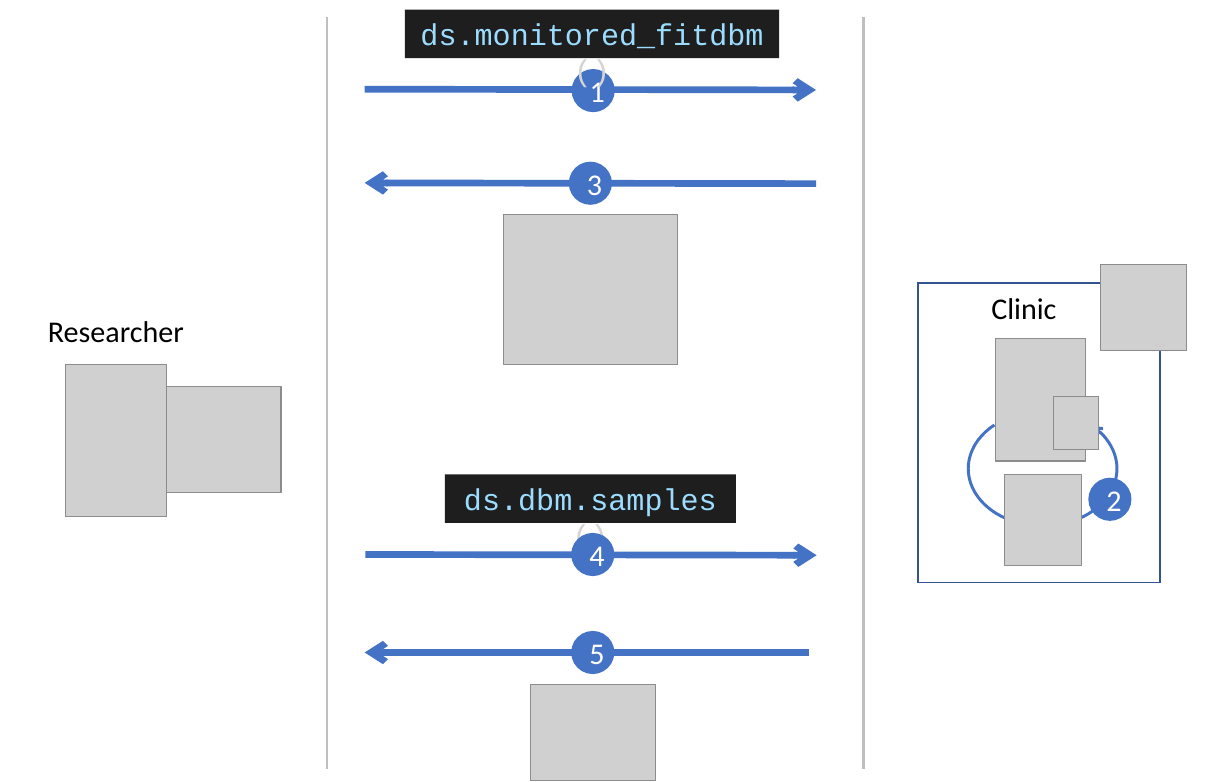
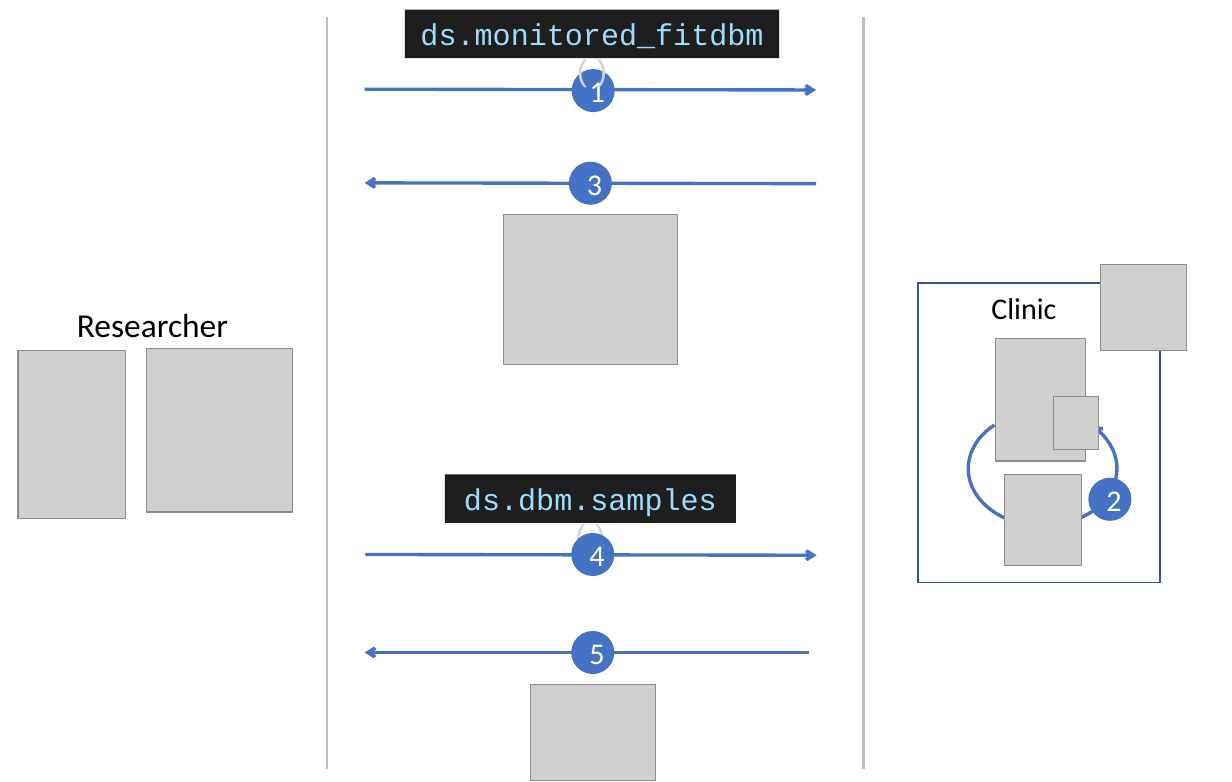
Before and after one commit to stefan-m-lenz/ThesisScHum, a slide deck: slide 1 of images/dsBoltzmannWorkflow.pptx. Drawn at 1232x782 pixels with LibreOffice and Linux fonts; fonts in the diff are those of the drawing; grey boxes stand for pictures. Boxes give left, top, right and bottom in pixels: in the first picture for what was removed or moved away, otherwise in the second. Text is boxed around its words. In the diff, an @@ line names an element or a change of style, - is before the commit and + after.

```diff
--- a/images/dsBoltzmannWorkflow.pptx
+++ b/images/dsBoltzmannWorkflow.pptx
@@ arrow (816, 90) - (365, 89): stroke #4472C4 4 pt to #4472C4 2 pt @@
@@ arrow (816, 184) - (365, 183): stroke #4472C4 4 pt to #4472C4 2 pt @@
@@ text "Researcher" moved from (x1=48, y1=321, x2=184, y2=343) to (x1=77, y1=313, x2=228, y2=338) @@
@@ text "Researcher" at (x1=77, y1=313, x2=228, y2=338): size 18 to 20 pt @@
@@ picture added at (x1=18, y1=350, x2=125, y2=519) @@
@@ picture resized from (x1=166, y1=386, x2=280, y2=492) to (x1=147, y1=349, x2=292, y2=513) @@
@@ picture removed at (x1=65, y1=365, x2=166, y2=516) @@
@@ arrow (817, 555) - (366, 555): stroke #4472C4 4 pt to #4472C4 2 pt @@
@@ arrow (365, 652) - (808, 652): stroke #4472C4 4 pt to #4472C4 2 pt @@
```
Also in this commit, not shown: 1 other file.
